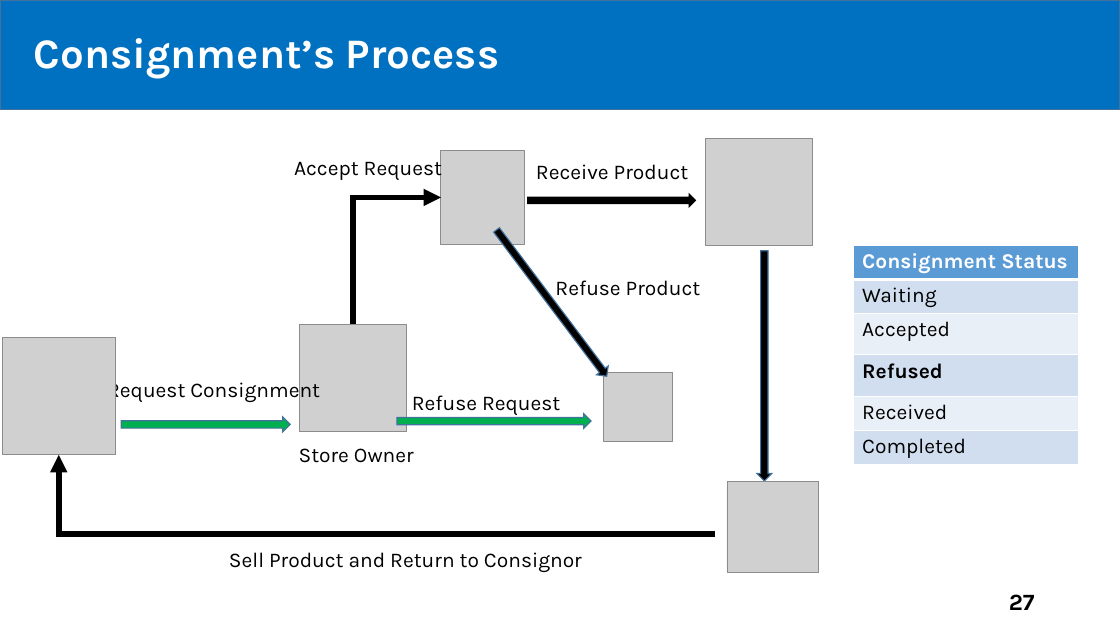
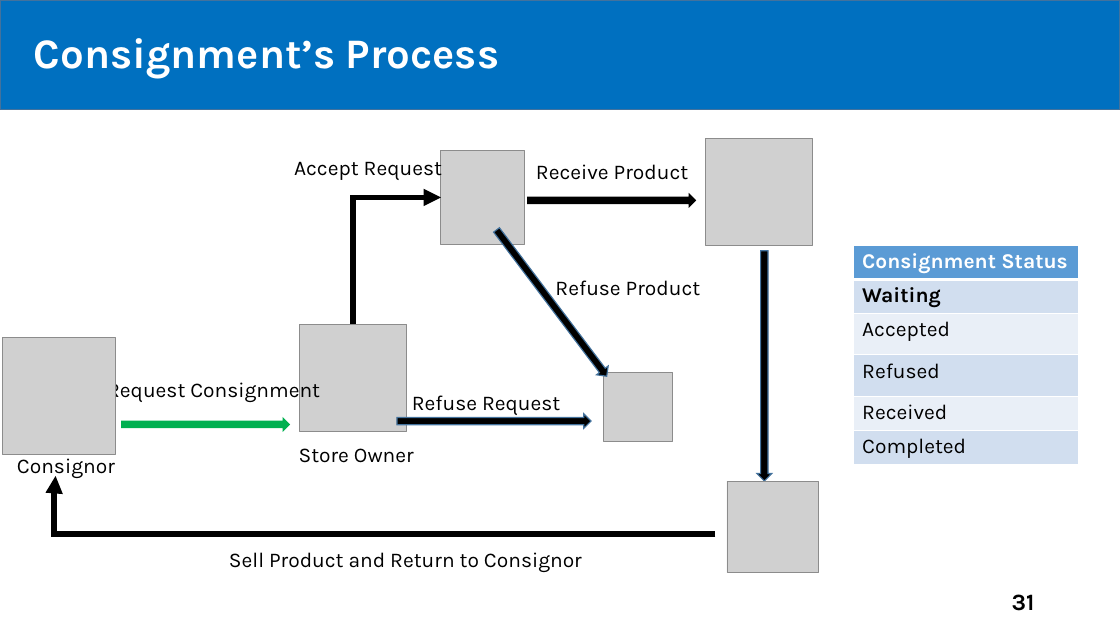
Before and after one commit to tiendan3108/CP, a slide deck: slide 31 of Source/Presentation/PreFinalPresentation.pptx (slide 27 before the commit). Drawn at 1120x630 pixels with LibreOffice and Linux fonts; fonts in the diff are those of the drawing; grey boxes stand for pictures. Boxes give left, top, right and bottom in pixels: in the first picture for what was removed or moved away, otherwise in the second. Text is boxed around its words. In the diff, an @@ line names an element or a change of style, - is before the commit and + after.

```diff
--- a/Source/Presentation/PreFinalPresentation.pptx
+++ b/Source/Presentation/PreFinalPresentation.pptx
@@ table at (854, 245, 1078, 465) @@
@@ bold on in "Waiting" @@
@@ bold off in "Refused" @@
@@ right arrow at (121, 417, 290, 432): outline #43739E 1 pt to none @@
@@ right arrow at (397, 414, 592, 429): fill #00B050 to #000000 @@
@@ text added at (17, 454, 115, 479), 18 pt, text #000000 @@
+Consignor
@@ elbow arrow moved from (716, 534) - (59, 455) to (716, 534) - (55, 476) @@
@@ page number at (1012, 594, 1035, 611): text changed @@
-27
+31
```
Also in this commit, not shown: 24 other slides changed, 14 slides added.
